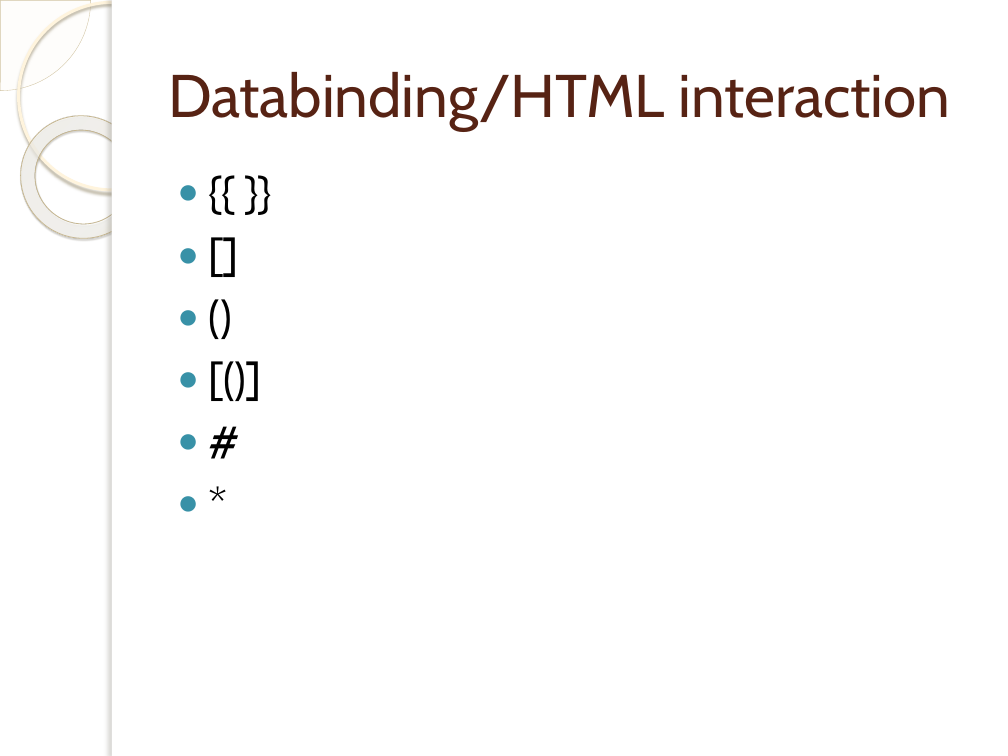
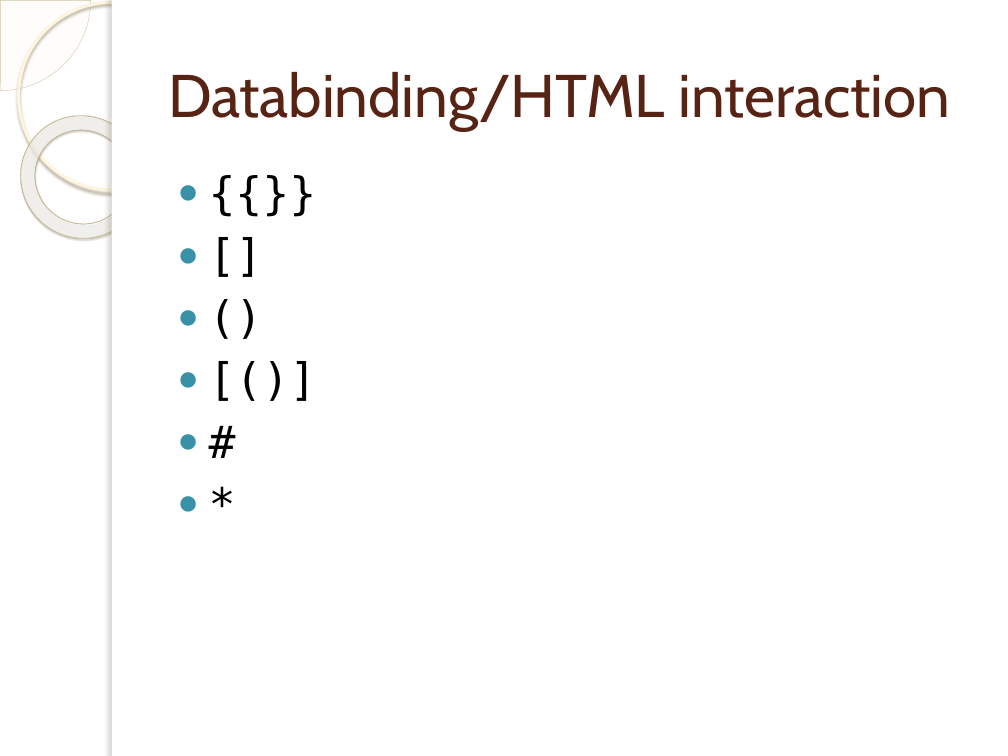
Before and after one commit to cdnielson/angular2presentation, a slide deck: slide 12 of Angular 2.pptx. Drawn at 1008x756 pixels with LibreOffice and Linux fonts; fonts in the diff are those of the drawing; background and template pictures are left out. Boxes give left, top, right and bottom in pixels: in the first picture for what was removed or moved away, otherwise in the second. Text is boxed around its words. In the diff, an @@ line names an element or a change of style, - is before the commit and + after.

```diff
--- a/Angular 2.pptx
+++ b/Angular 2.pptx
@@ text at <box>158,159,985,688</box>: text changed; font Cabin to DejaVu Sans Mono @@
-● {{ }}
+● {{}}
@@ text "{{}}" at <box>158,159,985,688</box>: font Cabin to DejaVu Sans Mono in "[]", "()", "[()]", "#" and 1 more places @@
```
Also in this commit, not shown: 19 other slides changed, 1 other file.
